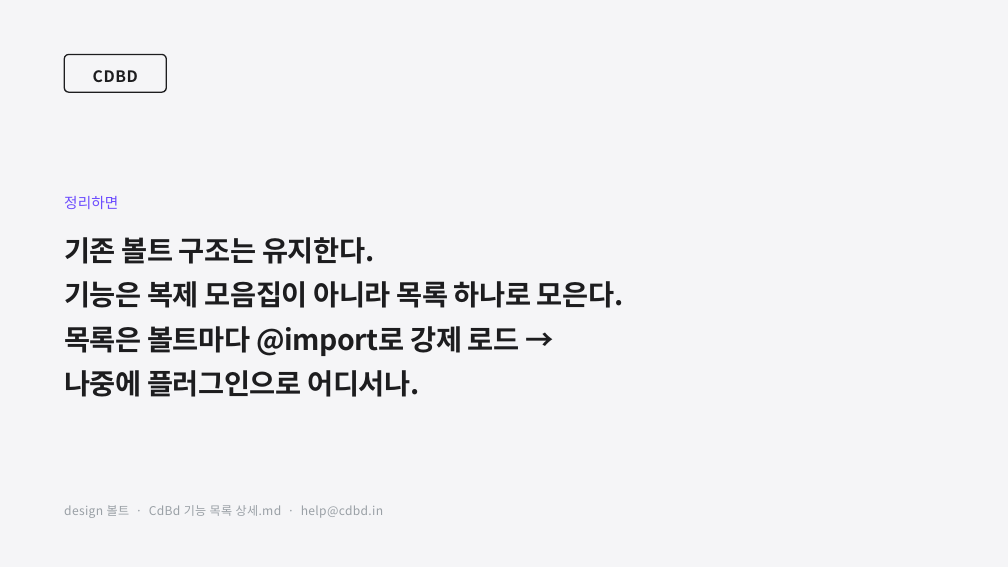
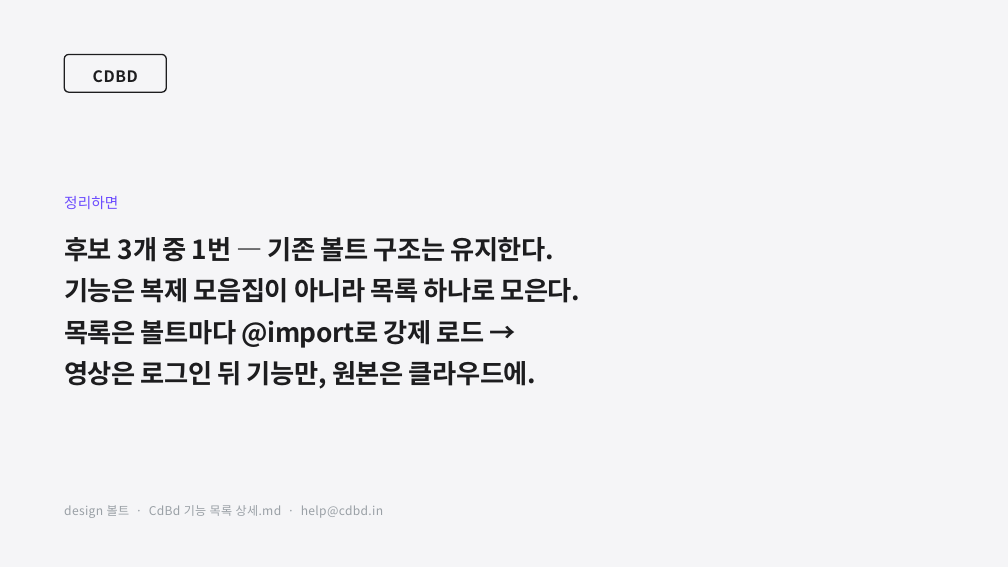
Before and after one commit to CdBd-in/design, a slide deck: slide 13 of CdBd 기능 문서 구조 설계.pptx (slide 11 before the commit). Drawn at 1008x567 pixels with LibreOffice and Linux fonts; fonts in the diff are those of the drawing. Boxes give left, top, right and bottom in pixels: in the first picture for what was removed or moved away, otherwise in the second. Text is boxed around its words. In the diff, an @@ line names an element or a change of style, - is before the commit and + after.

```diff
--- a/CdBd 기능 문서 구조 설계.pptx
+++ b/CdBd 기능 문서 구조 설계.pptx
@@ text at (x1=64, y1=237, x2=555, y2=262): text changed; size 27 to 25 pt @@
-기존 볼트 구조는 유지한다.
+후보 3개 중 1번 — 기존 볼트 구조는 유지한다.
@@ text at (x1=64, y1=278, x2=580, y2=348): size 27 to 25 pt in "기능은 복제 모음집이 아니라 목록 하나로 모은다.", "목록은 볼트마다 @import로 강제 로드 →"; line spacing 1.3 to 1.32 @@
@@ text at (x1=64, y1=361, x2=536, y2=389): text changed; size 27 to 25 pt @@
-나중에 플러그인으로 어디서나.
+영상은 로그인 뒤 기능만, 원본은 클라우드에.
```
Also in this commit, not shown: 5 other slides changed, 7 slides added, 5 slides removed.
